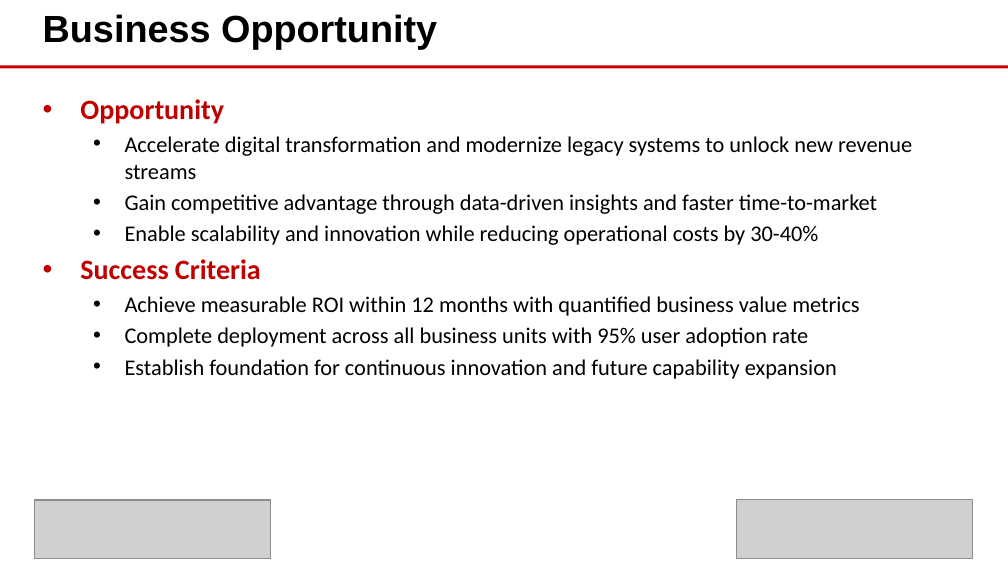
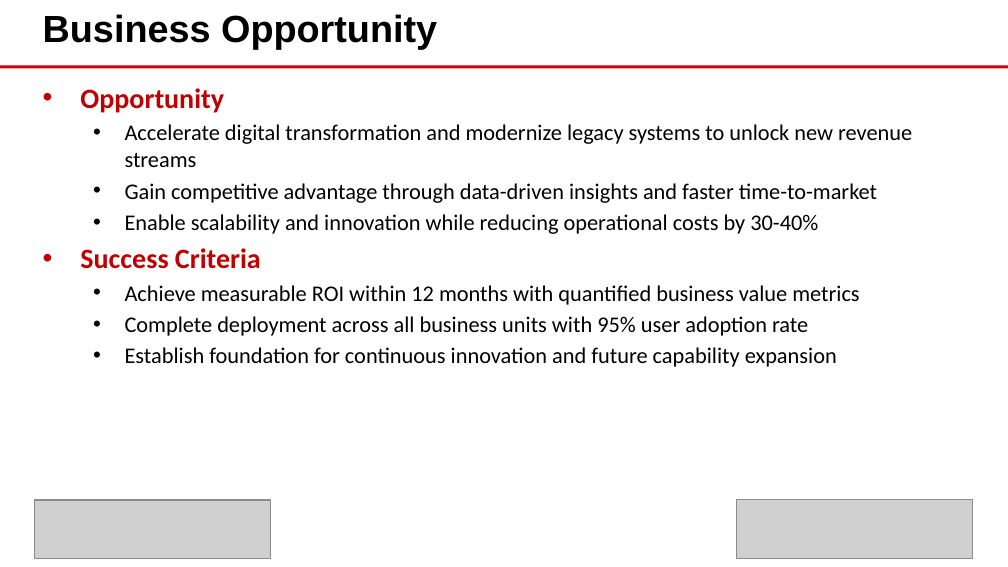
Before and after one commit to eoframework/solutions, a slide deck: slide 2 of solution-template/sample-provider/sample-category/sample-solution/presales/solution-briefing.pptx. Drawn at 1008x567 pixels with LibreOffice and Linux fonts; fonts in the diff are those of the drawing; grey boxes stand for pictures; background and template pictures are left out. Boxes give left, top, right and bottom in pixels: in the first picture for what was removed or moved away, otherwise in the second. Text is boxed around its words. In the diff, an @@ line names an element or a change of style, - is before the commit and + after.

```diff
--- a/solution-template/sample-provider/sample-category/sample-solution/presales/solution-briefing.pptx
+++ b/solution-template/sample-provider/sample-category/sample-solution/presales/solution-briefing.pptx
@@ text "Opportunity": place and size @@
-text "Opportunity" at <box>80,99,912,379</box>
+text "Opportunity" at <box>80,88,912,367</box>
```
Also in this commit, not shown: 3 other slides changed, 2 slides added, 2 slides removed, 3 other files.
